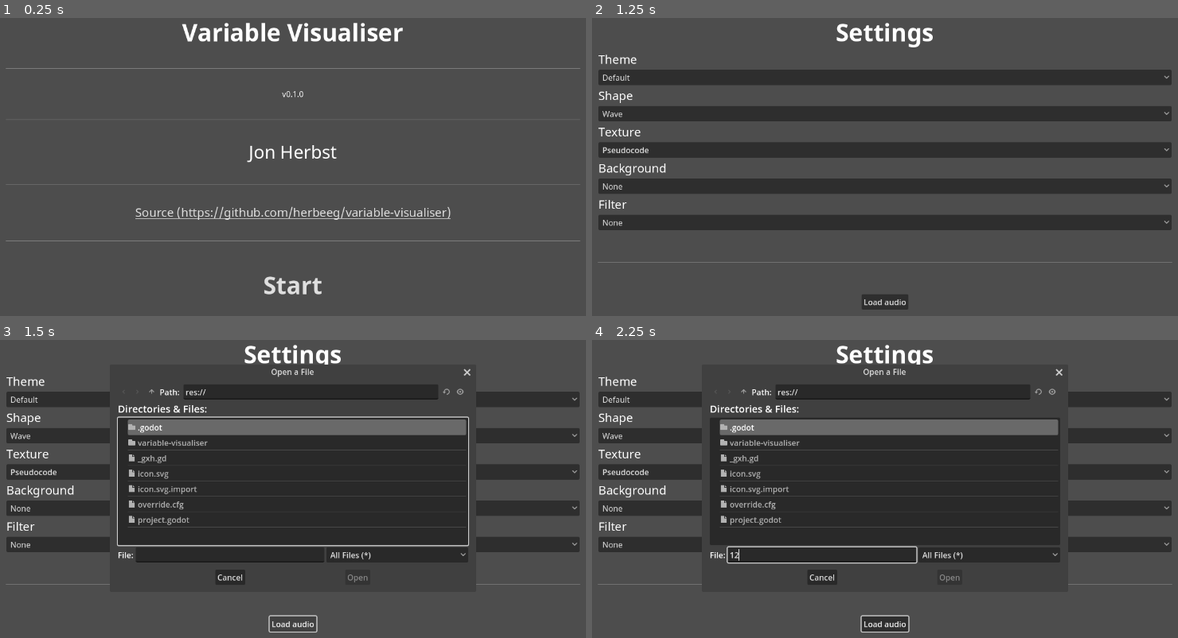
Above: before the commit, frames 1-4 (two rows, left to right).
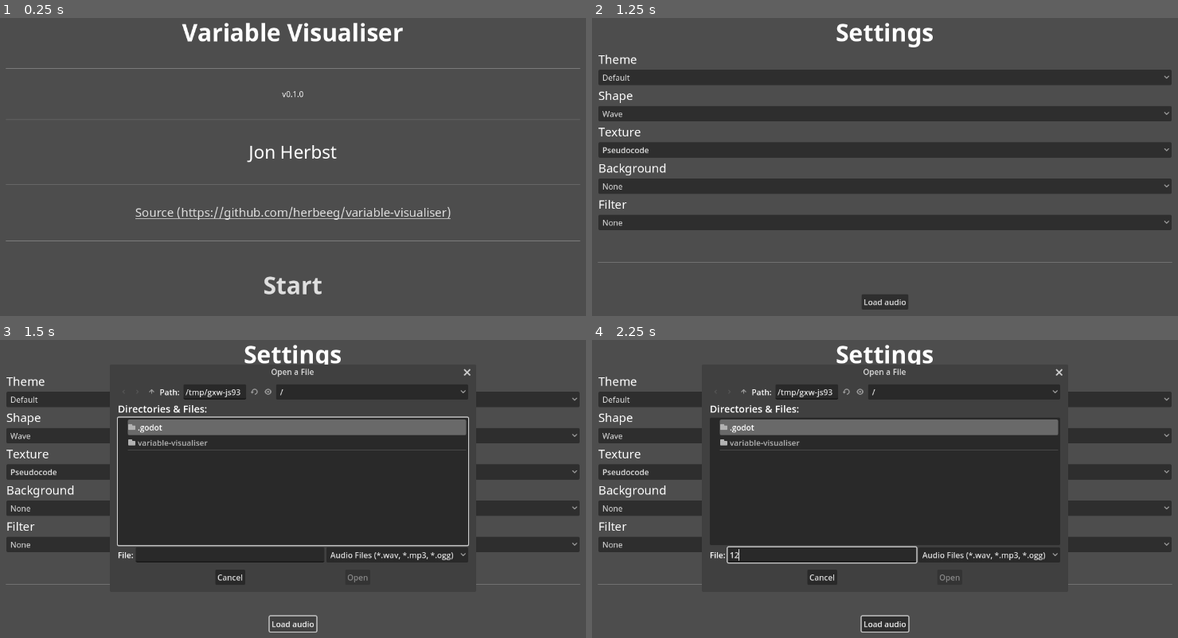
Above: after the commit, the same moments.

Repository: herbeeg/variable-visualiser
Game: Godot game, scene res://variable-visualiser/Root.tscn
Same seed, same stepped clock (60 frames per second), same inputs: the game is played once before the commit and once after it.
Inputs (mouse positions are in pixels of both pictures, inside the frame that each line leads up to):
- Up to frame 1 (0.25 s): no input
- Up to frame 2 (1.25 s): click "Start" at 0.5 s
- Up to frame 3 (1.5 s): click "Load audio" at 1.25 s
- Up to frame 4 (2.25 s): click (820, 554) at 2.02 s; type "12" at 2.1 s

Frames 1-2 are identical in both runs. In frame 3, 1.1% of the frame differs, in the area x 21-80%, y 16-74%; in frame 4, 1.1%.

Commit message:
Limiting dialog file paths to specified audio only and allowing dialog access to entire filesystem outside project

Diff:
--- a/variable-visualiser/FileHandler/Finder.gd
+++ b/variable-visualiser/FileHandler/Finder.gd
@@ -1,17 +1,30 @@
 extends FileDialog
-
+# Track the audio file path and identifier.
 signal path_selected(path, ident)
 
 func _ready():
-	self.popup_centered_clamped(Vector2(720, 420))
+	self.applyMods()
+
 	self.canceled.connect(self._onFileDialogCanceled)
 	self.file_selected.connect(self._onFileDialogSelected)
 
+func applyMods() -> void:
+	# Clamp dialog window to the centre of the application.
+	self.popup_centered_clamped(Vector2(720, 420))
+	# Only allow specific audio files to be selected.
+	self.add_filter('*.wav, *.mp3, *.ogg', 'Audio Files')
+	# Permit access to the entire filesystem.
+	self.access = 2
+	# Avoid warping of audio file selection dialog.
+	self.unresizable = true
+
 func _onFileDialogCanceled() -> void:
+	# Clear the node from the tree to avoid duplication.
 	self.propagate_call('queue_free', [])
 
 func _onFileDialogSelected(path : String) -> void:
 	if path:
+		# Pass the path to the viewport loader.
 		emit_signal('path_selected', path, 'audioFile')
 
 	self.propagate_call('queue_free', [])
--- a/variable-visualiser/Root.gd
+++ b/variable-visualiser/Root.gd
@@ -41,4 +41,4 @@
 	finder.path_selected.connect(self._loadAudioFileSelected)
 
 func _loadAudioFileSelected(path : String, ident : String) -> void:
-	return
+	print(path)
